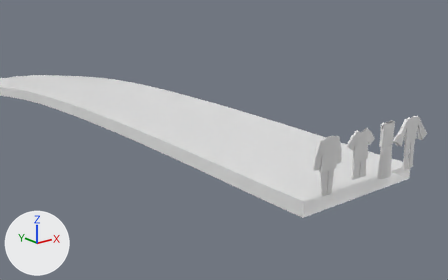
The Blender file art/models/props/clothes/clothes.blend, before and after one commit.
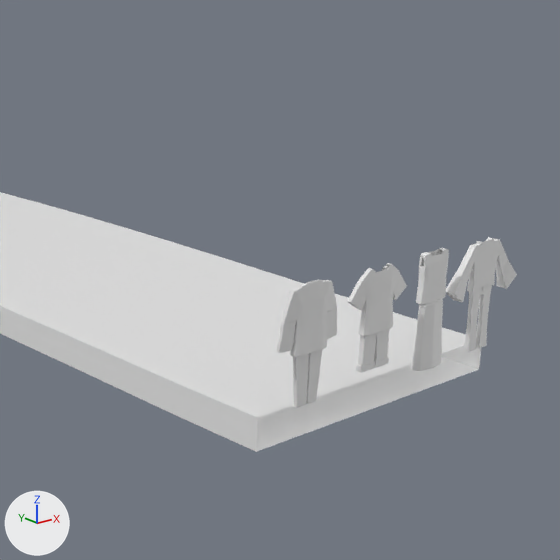
There are two pictures of each version: one from a 50 mm camera at (-28.6, -22.0, 13.7) aimed at (-6.5, 5.7, 2.7), one close up on the part from 40% to 100% of the width and 1% to 96% of the height. Arrows for +X, +Y and +Z are at lower left; the lights stay in place. The first two pictures are the older version.

The first close-up shows 'Cube', 'Cube.001', 'Cube.002', 'Spline__1_', 'jacket1', 'jacket1.001', 'pant1', 'pant2', 'shirt1', 'shirt2'.
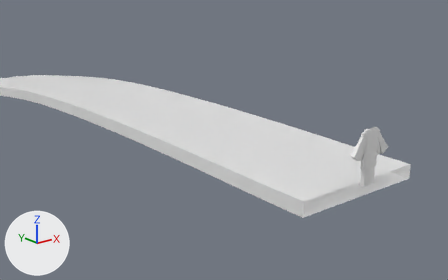
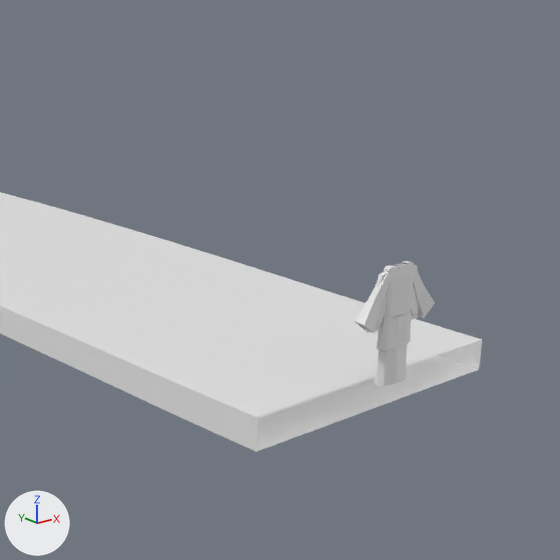
Location of each change, (x1, y1, x2, y2) in pixels of the close-ups (560 x 560 px):
'jacket1.001', moved
    before: (277, 279, 337, 357)
    after: (366, 264, 419, 337)
'jacket1', moved
    before: (347, 263, 407, 336)
    after: (376, 285, 419, 351)
'pant2', moved
    before: (411, 299, 443, 371)
    after: (374, 314, 406, 386)
'shirt2', moved
    before: (416, 248, 449, 304)
    after: (384, 261, 414, 319)
'Cube.001', deleted
    before: (446, 237, 517, 302)
'shirt1', reshaped, moved, rescaled
    before: (374, 266, 388, 272)
    after: (354, 264, 435, 334)
'Cube', moved (not visible afterwards)
    before: (293, 350, 322, 407)
'Cube.002', moved (not visible afterwards)
    before: (463, 285, 492, 352)
'pant1', moved (mostly hidden afterwards)
    before: (356, 330, 389, 373)
    after: (375, 344, 407, 386)

The edits, one by one:
Object 'shirt1' (ob_shirt1) now shows me_cube_003 instead of me_cube.
Object 'shirt1' (ob_shirt1) moves from (-0.93, -0.06, 3.12) to (0.0, 0.0, 2.76).
Object 'shirt1' (ob_shirt1) is rescaled from (0.437, 0.0637, 0.502) to (-0.594, -0.0972, -0.677).
Object 'pant2' (ob_pant2) moves from (1.5, -0.1, 1.71) to (0.0, 0.0, 1.58).
Object 'pant1' (ob_pant1) moves from (-0.92, -0.05, 2.06) to (0.0, 0.0, 1.4).
Object 'shirt2' (ob_shirt2) moves from (1.51, -0.06, 3.04) to (0.0, 0.0, 2.91).
Object 'jacket1' (ob_jacket1) moves from (-0.91, -0.06, 2.86) to (0.0, 0.0, 2.21).
Object 'jacket1.001' (ob_jacket1_001) moves from (-3.66, -0.06, 2.86) to (0.0, 0.0, 2.61).
Object 'shirt2.001' (ob_shirt2_001) moves from (-3.69, -0.05, 3.01) to (0.0, 0.0, 2.76).
Object 'Cube' (ob_cube) moves from (-3.69, -0.05, 1.24) to (0.0, 0.0, 0.98).
Object 'Cube.001' (ob_cube_001) is deleted.
Object 'Cube.002' (ob_cube_002) moves from (3.94, -0.05, 1.09) to (0.0, 0.0, 0.97).
